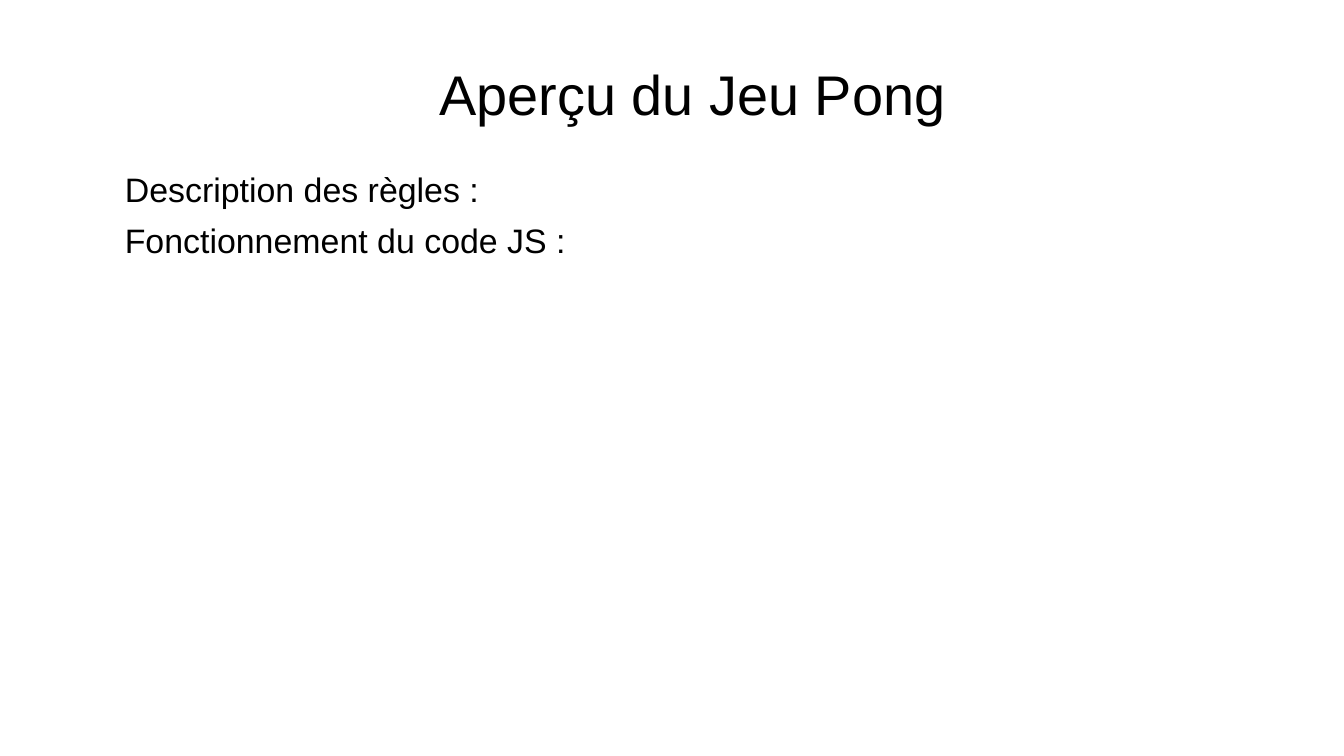
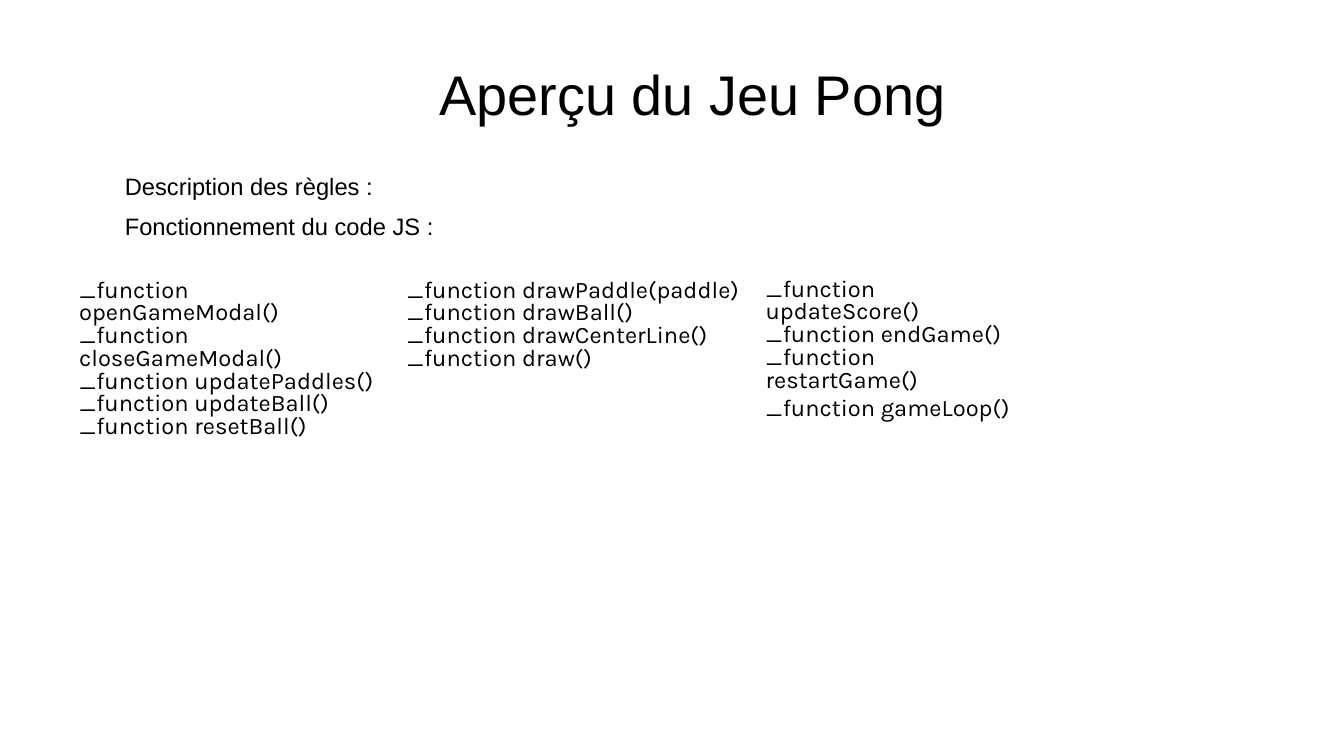
Before and after one commit to Cboukhal/projet_groupe, a slide deck: slide 6 of Camil/powerpoint/powerpoint_prototype.odp. Drawn at 1344x756 pixels with LibreOffice and Linux fonts; fonts in the diff are those of the drawing; background and template pictures are left out. Boxes give left, top, right and bottom in pixels: in the first picture for what was removed or moved away, otherwise in the second. Text is boxed around its words. In the diff, an @@ line names an element or a change of style, - is before the commit and + after.

```diff
--- a/Camil/powerpoint/powerpoint_prototype.odp
+++ b/Camil/powerpoint/powerpoint_prototype.odp
@@ text "Description des règles :" at [125, 177, 421, 236]: size 20 to 14 pt @@
@@ text added at [79, 281, 373, 437], 14 pt, text #000000 @@
+_function openGameModal()
+_function closeGameModal()
+_function updatePaddles()
+_function updateBall()
+_function resetBall()
@@ text added at [407, 281, 739, 369], 14 pt, text #000000 @@
+_function drawPaddle(paddle)
+_function drawBall()
+_function drawCenterLine()
+_function draw()
@@ text added at [766, 280, 1010, 422], 14 pt, text #000000 @@
+_function updateScore()
+_function endGame()
+_function restartGame()
+_function gameLoop()
```
Also in this commit, not shown: 2 other slides changed.
